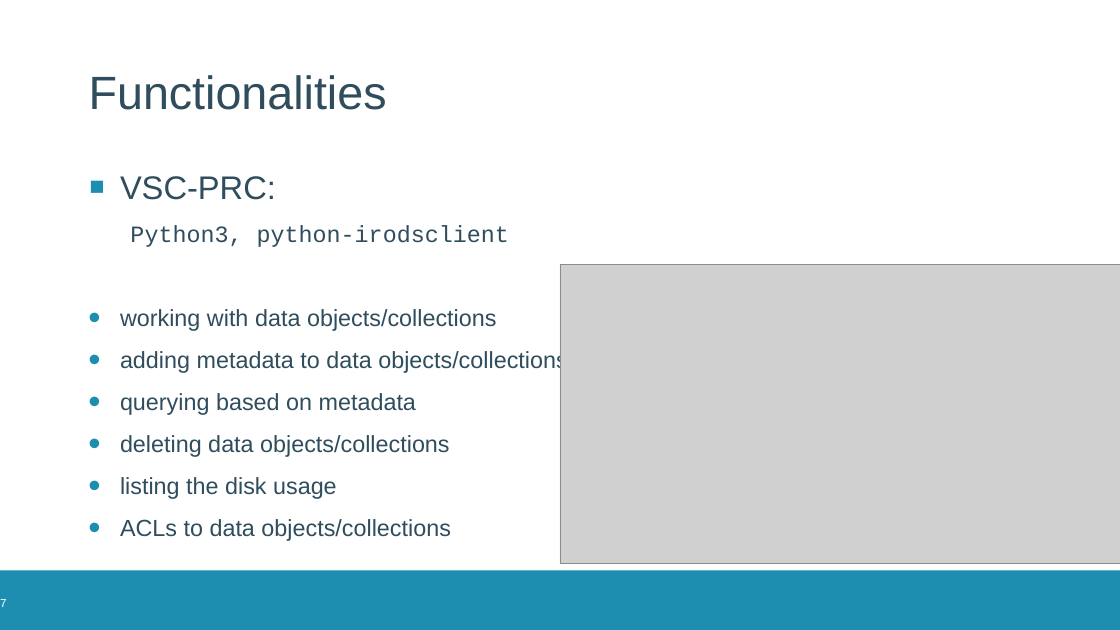
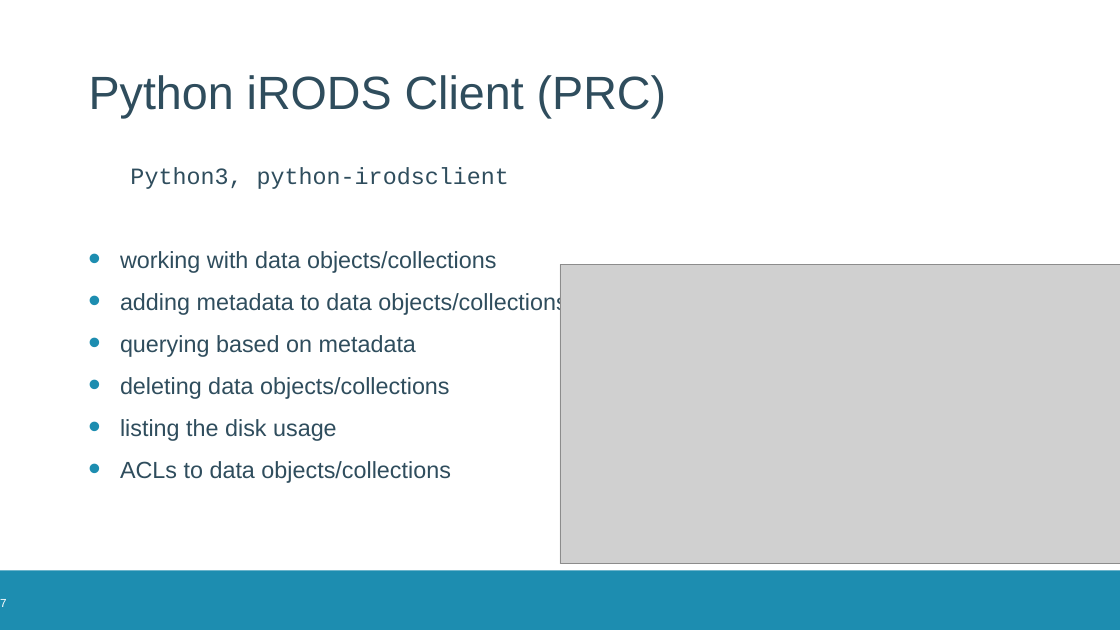
Before and after one commit to hpcleuven/iRODS-local-admin-training, a slide deck: slide 7 of 04_Working-with-iRODS.pptx. Drawn at 1120x630 pixels with LibreOffice and Linux fonts; fonts in the diff are those of the drawing; grey boxes stand for pictures; background and template pictures are left out. Boxes give left, top, right and bottom in pixels: in the first picture for what was removed or moved away, otherwise in the second. Text is boxed around its words. In the diff, an @@ line names an element or a change of style, - is before the commit and + after.

Commit message:
Add PDF version of slides, correct some typos and errors on the links to the demo version

```diff
--- a/04_Working-with-iRODS.pptx
+++ b/04_Working-with-iRODS.pptx
@@ text at bbox=[89, 75, 666, 118]: text changed @@
-Functionalities
+Python iRODS Client (PRC)
@@ text at bbox=[120, 176, 276, 200]: paragraph removed @@
-▪ VSC-PRC:
```
Also in this commit, not shown: 1 other slide changed, 1 slide added, 2 slides removed, 8 other files.
